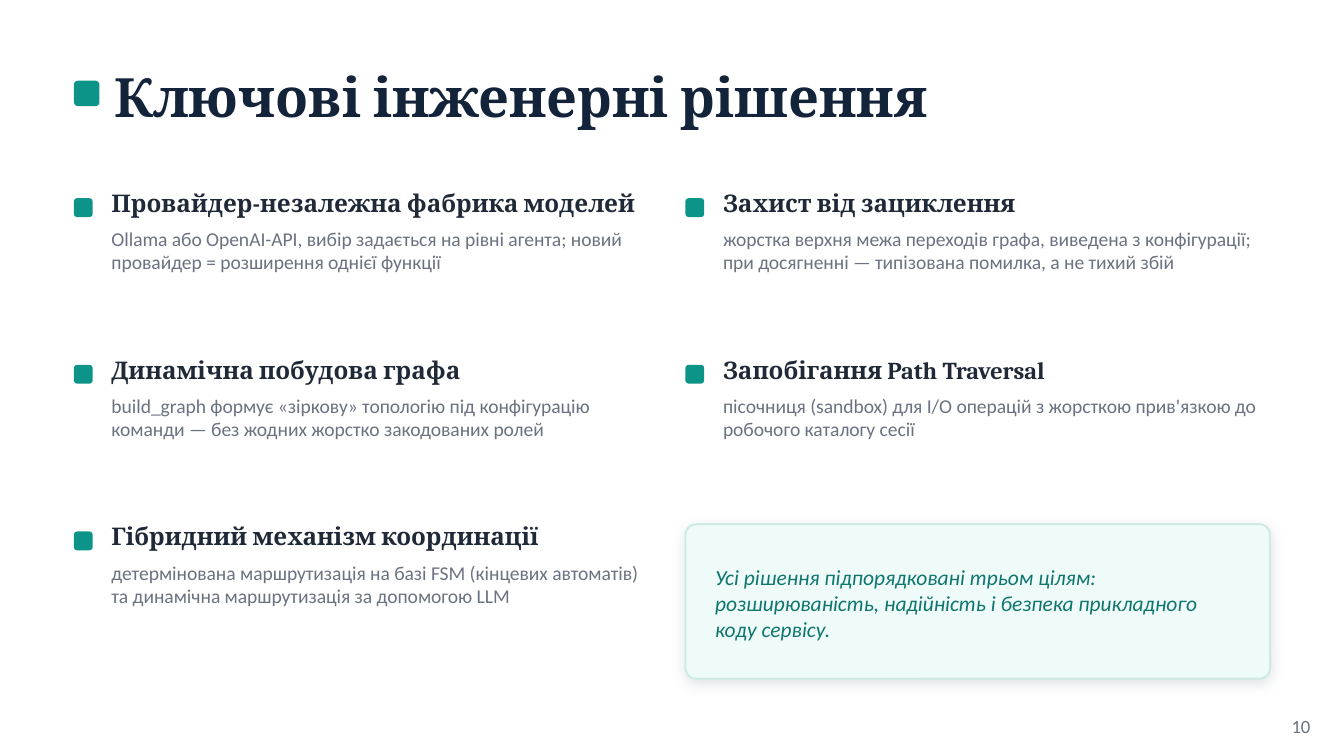
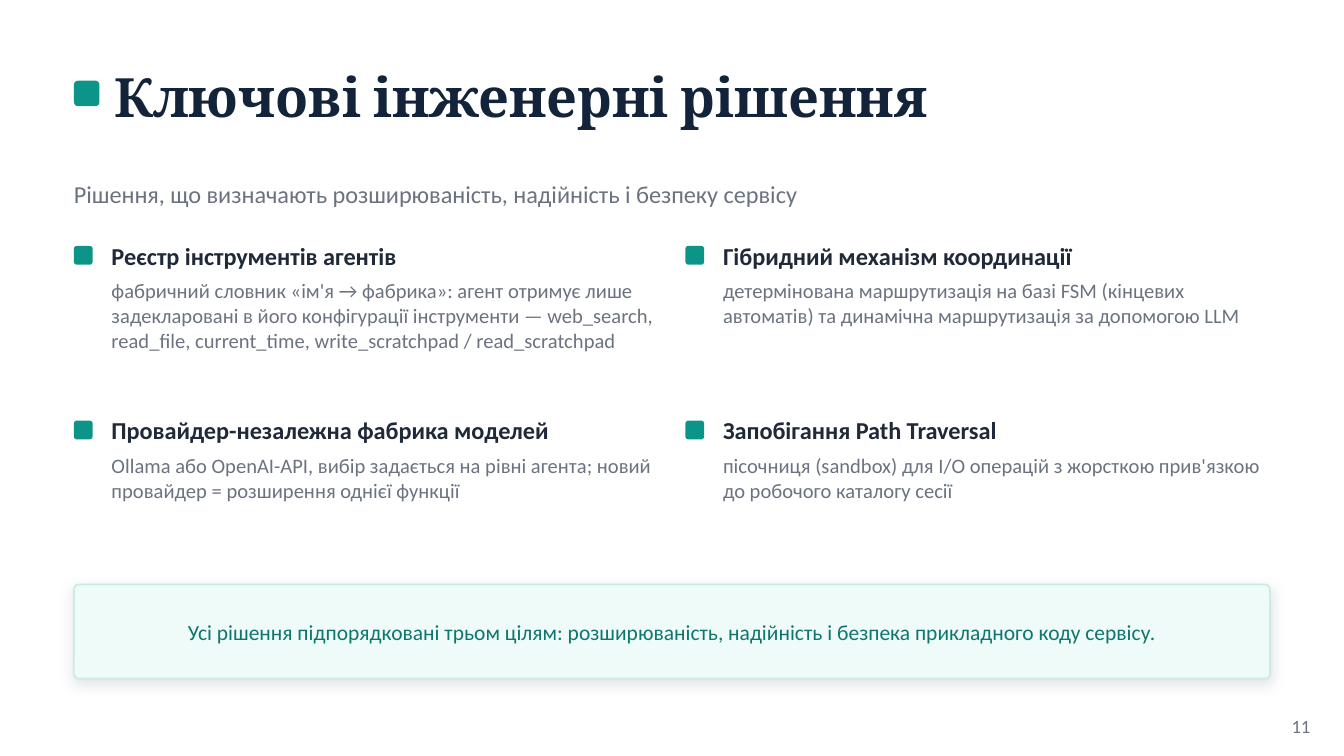
Before and after one commit to NureShelekhanOleksandr/2026_B_PI_PZPI-22-2_Shelekhan_O_M, a slide deck: slide 11 of 2026_Б_ПІ_ПЗПІ-22-2_Шелехань_О_М.pptx (slide 10 before the commit). Drawn at 1344x756 pixels with LibreOffice and Linux fonts; fonts in the diff are those of the drawing. Boxes give left, top, right and bottom in pixels: in the first picture for what was removed or moved away, otherwise in the second. Text is boxed around its words. In the diff, an @@ line names an element or a change of style, - is before the commit and + after.

```diff
--- a/2026_Б_ПІ_ПЗПІ-22-2_Шелехань_О_М.pptx
+++ b/2026_Б_ПІ_ПЗПІ-22-2_Шелехань_О_М.pptx
@@ text added at box(74, 186, 797, 207), 13 pt, text #6B7280 @@
+Рішення, що визначають розширюваність, надійність і безпеку сервісу
@@ text removed at box(723, 193, 1015, 217) @@
-Захист від зациклення
@@ font Cambria to Calibri; vertical alignment top to middle in 3 elements at box(723, 422, 997, 439), box(111, 422, 548, 443), box(723, 248, 1071, 269) @@
@@ text "Гібридний механізм координації": place and size @@
-text "Гібридний механізм координації" at box(111, 526, 538, 551)
+text "Гібридний механізм координації" at box(723, 248, 1071, 269)
@@ text removed at box(723, 232, 1251, 272) @@
-жорстка верхня межа переходів графа, виведена з конфігурації; при досягненні — типізована помилка, а не тихий збій
@@ rounded rectangle: place and size @@
-rounded rectangle at box(74, 532, 93, 551)
+rounded rectangle at box(74, 246, 93, 265)
@@ text added at box(111, 248, 396, 269), 13 pt, text #1F2937, bold @@
+Реєстр інструментів агентів
@@ rounded rectangle: place and size @@
-rounded rectangle at box(685, 364, 704, 383)
+rounded rectangle at box(685, 246, 704, 265)
@@ text added at box(111, 284, 652, 352), 11 pt, text #6B7280 @@
+фабричний словник «ім'я → фабрика»: агент отримує лише задекларовані в його конфігурації інструменти — web_search, read_file, current_time, write_scratchpad / read_scratchpad
@@ size 10.5 to 11 pt; line spacing 0.98 to 1 in 3 elements at box(723, 458, 1259, 502), box(111, 459, 651, 502), box(723, 283, 1239, 327) @@
@@ text "детермінована маршрутизація на базі FSM ...": place and size @@
-text "детермінована маршрутизація на базі FSM ..." at box(111, 566, 638, 606)
+text "детермінована маршрутизація на базі FSM ..." at box(723, 283, 1239, 327)
@@ rounded rectangle removed at box(74, 364, 93, 383) @@
@@ text removed at box(111, 360, 460, 385) @@
-Динамічна побудова графа
@@ text "Провайдер-незалежна фабрика моделей": place and size @@
-text "Провайдер-незалежна фабрика моделей" at box(111, 193, 635, 218)
+text "Провайдер-незалежна фабрика моделей" at box(111, 422, 548, 443)
@@ text removed at box(111, 399, 590, 439) @@
-build_graph формує «зіркову» топологію під конфігурацію команди — без жодних жорстко закодованих ролей
@@ text "Запобігання Path Traversal": place and size @@
-text "Запобігання Path Traversal" at box(723, 360, 1045, 380)
+text "Запобігання Path Traversal" at box(723, 422, 997, 439)
@@ rounded rectangle: place and size @@
-rounded rectangle at box(685, 199, 704, 218)
+rounded rectangle at box(74, 421, 93, 439)
@@ rounded rectangle: place and size @@
-rounded rectangle at box(74, 199, 93, 218)
+rounded rectangle at box(685, 421, 704, 439)
@@ text "Ollama або OpenAI-API, вибір задається ...": place and size @@
-text "Ollama або OpenAI-API, вибір задається ..." at box(111, 232, 622, 272)
+text "Ollama або OpenAI-API, вибір задається ..." at box(111, 459, 651, 502)
@@ text "пісочниця (sandbox) для I/O операцій ...": place and size @@
-text "пісочниця (sandbox) для I/O операцій ..." at box(723, 399, 1256, 439)
+text "пісочниця (sandbox) для I/O операцій ..." at box(723, 458, 1259, 502)
@@ proportions changed in 5 elements at box(685, 246, 704, 265), box(74, 421, 93, 439), box(74, 246, 93, 265), box(685, 421, 704, 439), box(74, 585, 1270, 679) @@
@@ rounded rectangle: place and size @@
-rounded rectangle at box(685, 524, 1270, 679)
+rounded rectangle at box(74, 585, 1270, 679)
@@ text "Усі рішення підпорядковані трьом цілям: ...": place and size @@
-text "Усі рішення підпорядковані трьом цілям: ..." at box(715, 570, 1197, 641)
+text "Усі рішення підпорядковані трьом цілям: ..." at box(188, 625, 1155, 644)
@@ text "Усі рішення підпорядковані трьом цілям: ..." at box(188, 625, 1155, 644): italic off; alignment left to centre; line spacing 1.02 to 1 @@
@@ text at box(1292, 721, 1311, 733): text changed @@
-10
+11
```
Also in this commit, not shown: 12 other slides changed, 1 slide added, 1 slide removed.
